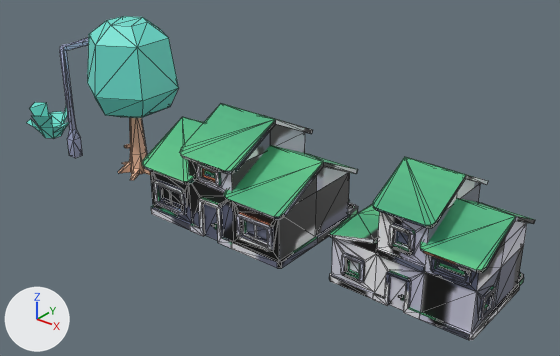
Two versions of the FBX model assets/meshes/biomes/Suburb.fbx, one commit apart.
The view is the same before and after, from a camera (50 mm lens) standing at (85.9, -55.4, 39.7) and looking at (39.8, 2.2, 4.0). Lighting does not change. The marker at lower left points along +X, +Y and +Z. The first picture is the older version. Mesh edges are drawn as thin lines. Vertices at exactly the same position are counted once.

The first picture shows 'Suburb_Hedge', 'Suburb_House', 'Suburb_HouseBlue', 'Suburb_Oak', 'Suburb_StreetLamp'.
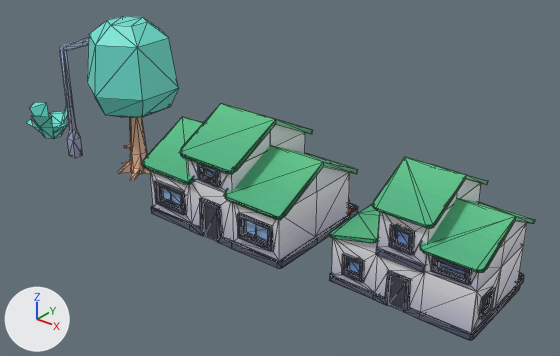
Pixel boxes [x1, y1, x2, y2] of what changed, in the pictures (560 x 356 px; the box of a moved part takes in the faces that stretch with it):
'Suburb_House', reshaped
    before: [142, 103, 358, 269]
    after: [141, 103, 358, 269]
part 1 of me_suburb_houseblue, moved or reshaped
    before: [332, 213, 524, 333]
    after: [329, 157, 533, 335]
part 2 of me_suburb_houseblue, surface changed
    both: [329, 162, 535, 340]
part 3 of me_suburb_house, deleted (mostly hidden)
    before: [246, 221, 267, 240]
part 4 of me_suburb_house, deleted (mostly hidden)
    before: [163, 188, 181, 205]
part 5 of me_suburb_house, moved or reshaped
    before: [151, 161, 357, 252]
    after: [141, 103, 358, 269]
part 6 of me_suburb_house, surface changed
    before: [143, 120, 358, 269]
    after: [142, 109, 358, 269]

The change, as a list of edits to the scene's bpy script:
```text
Change me_suburb_houseblue:
    used by ob_suburb_houseblue; location = (58.92, 0.0, 0.0)
    remove me_suburb_houseblue.from_pydata(...)  # 720 vertices, 1196 faces; spans x -7.47..7.47, y -5.97..5.97, z 0.0..12.0
    add me_suburb_houseblue.from_pydata(...)  # 929 vertices, 600 faces; spans x -7.47..7.47, y -5.97..5.97, z 0.0..12.0
    me_suburb_houseblue part 1: 235 vertices removed from x -6.58..7.12, y -5.55..5.74, z 0.35..8.13; 444 vertices added at x -7.39..7.47, y -5.74..5.74, z 0.0..12.0
    me_suburb_houseblue part 2: 316 kept faces spanning x -7.47..7.47, y -5.97..5.97, z 0.0..12.0 get new texture (UV) coordinates
Change me_suburb_house:
    used by ob_suburb_house; location = (38.09, 0.0, 0.0)
    remove me_suburb_house.from_pydata(...)  # 707 vertices, 1174 faces; spans x -9.4..9.4, y -7.4..7.4, z 0.0..12.0
    add me_suburb_house.from_pydata(...)  # 911 vertices, 599 faces; spans x -9.4..9.4, y -7.4..7.4, z 0.0..12.0
    me_suburb_house part 3: the loose piece of 4 vertices spanning x 4.3..7.2, y -6.3, z 2.2..3.6 is deleted
    me_suburb_house part 4: the loose piece of 4 vertices spanning x -7.2..-4.3, y -6.3, z 2.2..3.6 is deleted
    me_suburb_house part 5: 8 vertices moved within x -0.8..0.8, y -6.6..5.0, z 1.4..2.0; 212 vertices removed from x -8.3..8.3, y -6.9..7.1, z 0.4..9.9; 432 vertices added at x -9.4..9.4, y -7.3..7.2, z 0.0..11.5
    me_suburb_house part 6: 346 kept faces spanning x -9.4..9.4, y -7.4..7.4, z 0.0..12.0 get new texture (UV) coordinates
    other edits to the shape of me_suburb_house do not show in these pictures
```
